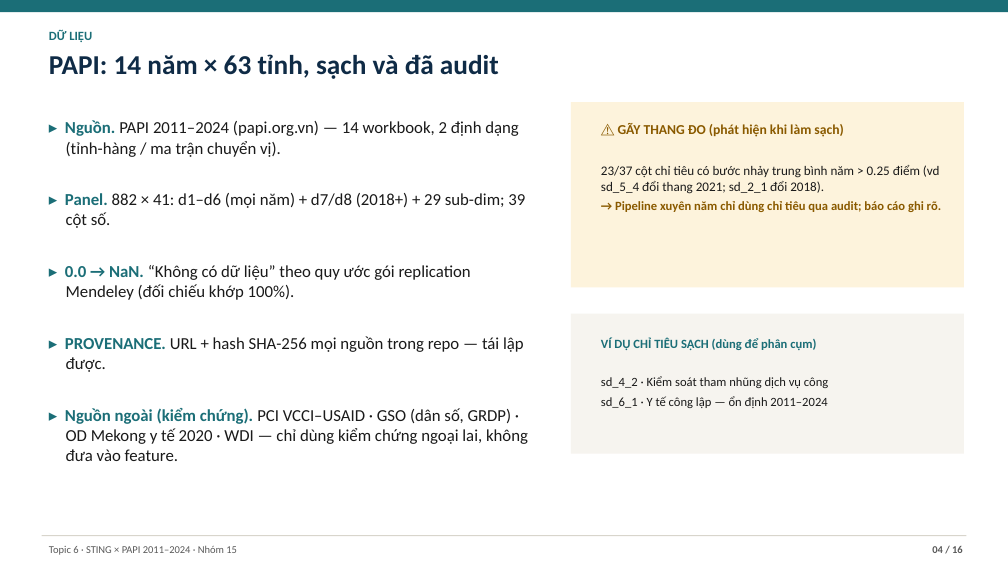
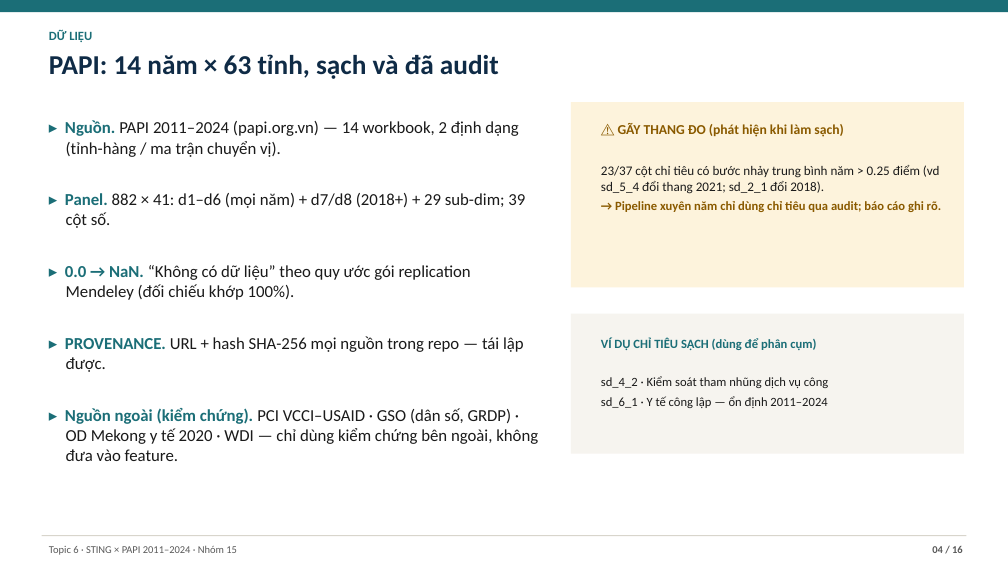
Before and after one commit to JasonTM17/Grid_Based_Sociology, a slide deck: slide 4 of slides/final.pptx. Drawn at 1008x567 pixels with LibreOffice and Linux fonts; fonts in the diff are those of the drawing. Boxes give left, top, right and bottom in pixels: in the first picture for what was removed or moved away, otherwise in the second. Text is boxed around its words. In the diff, an @@ line names an element or a change of style, - is before the commit and + after.

Commit message:
fix: use external-validation wording and a minimum label size in both decks (#42)

```diff
--- a/slides/final.pptx
+++ b/slides/final.pptx
@@ text at bbox=[65, 408, 538, 461]: text changed @@
-▸ Nguồn ngoài (kiểm chứng). PCI VCCI–USAID · GSO (dân số, GRDP) · OD Mekong y tế 2020 · WDI — chỉ dùng kiểm chứng ngoại lai, không đưa vào feature.
+▸ Nguồn ngoài (kiểm chứng). PCI VCCI–USAID · GSO (dân số, GRDP) · OD Mekong y tế 2020 · WDI — chỉ dùng kiểm chứng bên ngoài, không đưa vào feature.
```
Also in this commit, not shown: 1 other slide changed, 3 other files.
